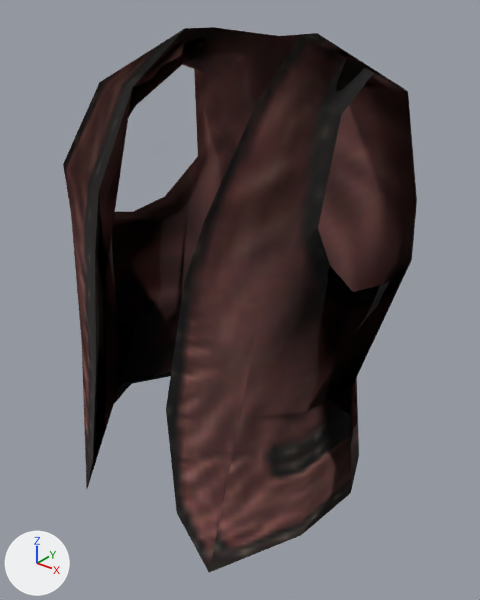
The glTF model public/assets/goldens/ps2_save-icons_the-warriors.glb: old version first, new version second.
Rendered twice from a 50 mm camera at (4.8, -4.13, 5.33) aimed at (0.94, 0.68, 2.34). Arrows for +X, +Y and +Z are at lower left; the lights stay in place. The older version comes first. Where no turn or scale is listed for an object, it has been applied to the vertices.

Before the edit, the objects in view are built like this:
```python
mat_ps2_icon = bpy.data.materials.new('ps2-icon')
mat_ps2_icon.use_nodes = True; mat_ps2_icon.node_tree.nodes.clear()
_N = mat_ps2_icon.node_tree.nodes; _L = mat_ps2_icon.node_tree.links
n0 = _N.new('ShaderNodeBsdfPrincipled'); n0.name = 'Principled BSDF'
n0.inputs[2].default_value = 1.0  # 'Roughness'
n1 = _N.new('ShaderNodeOutputMaterial'); n1.name = 'Material Output'
n2 = _N.new('ShaderNodeMix'); n2.name = 'Mix'
n2.data_type = 'RGBA'
n2.blend_type = 'MULTIPLY'
n2.inputs[0].default_value = 1.0  # 'Factor'
n3 = _N.new('ShaderNodeVertexColor'); n3.name = 'Color Attribute'
n4 = _N.new('ShaderNodeTexImage'); n4.name = 'Image Texture'
n4.image = img_warr_ico
_L.new(n0.outputs[0], n1.inputs[0])  # 'BSDF' to 'Surface'
_L.new(n2.outputs[2], n0.inputs[0])  # 'Result' to 'Base Color'
_L.new(n3.outputs[0], n2.inputs[7])  # 'Color' to 'B'
_L.new(n4.outputs[0], n2.inputs[6])  # 'Color' to 'A'
me_warr_ico = bpy.data.meshes.new('WARR.ICO')
me_warr_ico.from_pydata(...)  # 94 vertices, 192 faces; spans x -0.95..2.41, y -0.76..1.99, z 0.12..4.89
me_warr_ico.materials.append(mat_ps2_icon)
ob_warr_ico = bpy.data.objects.new('WARR.ICO', me_warr_ico)
ob_warr_ico.location = (0.0, 0.0, 0.0)
```
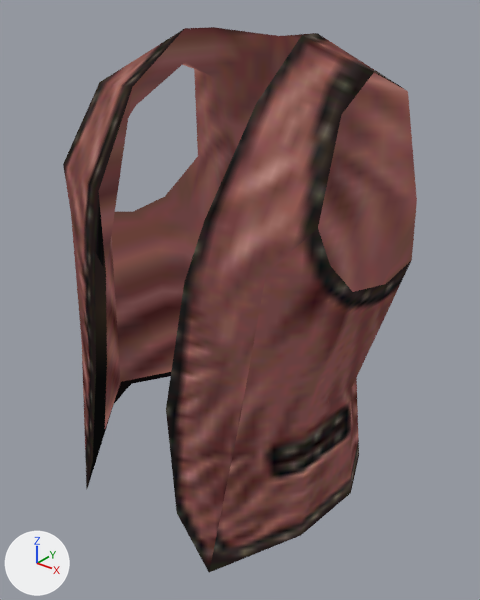
Pixel boxes (x1, y1, x2, y2) of what changed, in the pictures (480 x 600 px):
```json
{"object": "WARR.ICO", "change": "recoloured", "before": [63, 27, 417, 572], "after": [63, 27, 417, 572], "on screen": "lighter"}
```

Scene script edits in JSON lines:
```json
{"block": "mat_ps2_icon", "change": "nodes: BsdfPrincipled, Mix, OutputMaterial, TexImage, VertexColor"}
{"block": "mat_ps2_icon", "change": "nodes: BsdfTransparent, Emission, LightPath, Mix, MixShader, OutputMaterial, TexImage, VertexColor"}
```
